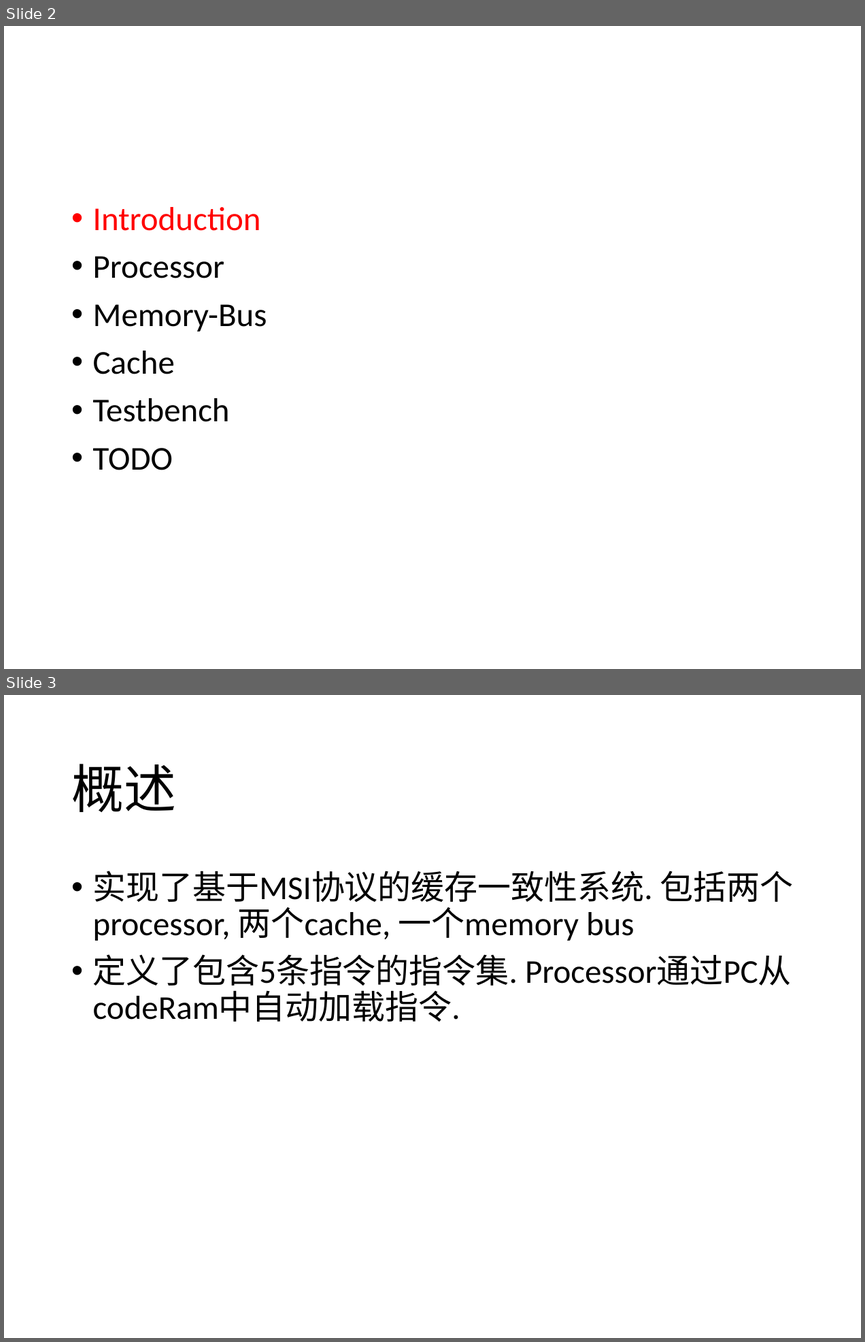
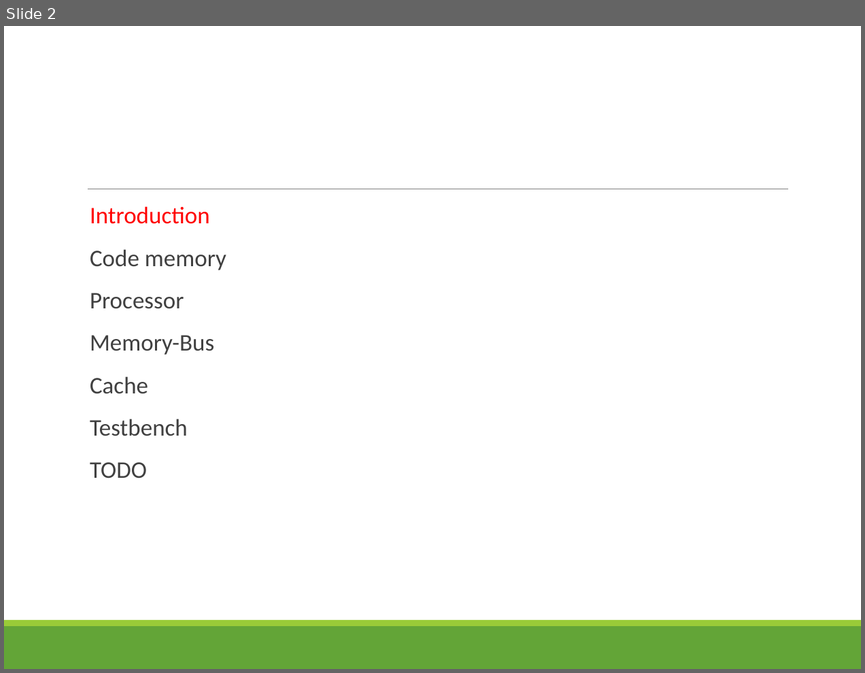
Before and after one commit to Alaya-in-Matrix/fudanCourseProjectParallelYu, a slide deck: cachePresentation.pptx. Shown one above the other, each under a label of ours: slides 2 and 3 before the commit, slide 2 after it. The pictures are 865x1342 and 865x673 pixels, drawn with LibreOffice and Linux fonts; fonts in the diff are those of the drawing. Boxes give left, top, right and bottom in pixels: in the first picture for what was removed or moved away, otherwise in the second. Text is boxed around its words. In the diff, an @@ line names an element or a change of style, - is before the commit and + after.

```diff
--- a/cachePresentation.pptx
+++ b/cachePresentation.pptx
@@ slide 3 removed at bbox=[4, 695, 861, 1338], background #FFFFFF @@
@@ title removed at bbox=[71, 764, 176, 812] @@
-概述
@@ text removed at bbox=[93, 870, 793, 991] @@
-• 实现了基于MSI协议的缓存一致性系统. 包括两个processor, 两个cache, 一个memory bus
-• 定义了包含5条指令的指令集. Processor通过PC从codeRam中自动加载指令.
@@ slide 2 changed as well @@
@@ line added from (88, 189) to (788, 189), #808080 0.5 pt @@
@@ text at bbox=[90, 206, 214, 478]: size 28 to 20 pt in "Introduction", "Processor", "Memory-Bus", "Cache" and 2 more places; text colour #000000 to #404040 in "Processor", "Memory-Bus", "Cache", "Testbench" and 1 more places; bullet • to  ; more space between paragraphs @@
@@ text at bbox=[90, 249, 226, 270]: paragraph added @@
+  Code memory
@@ rectangle added at bbox=[4, 626, 861, 669], fill #63A537 @@
@@ rectangle added at bbox=[4, 620, 861, 626], fill #99CB38 @@
```
Also in this commit, not shown: 2 other slides changed, 40 slides added, 2 other slides removed, 17 other files.
